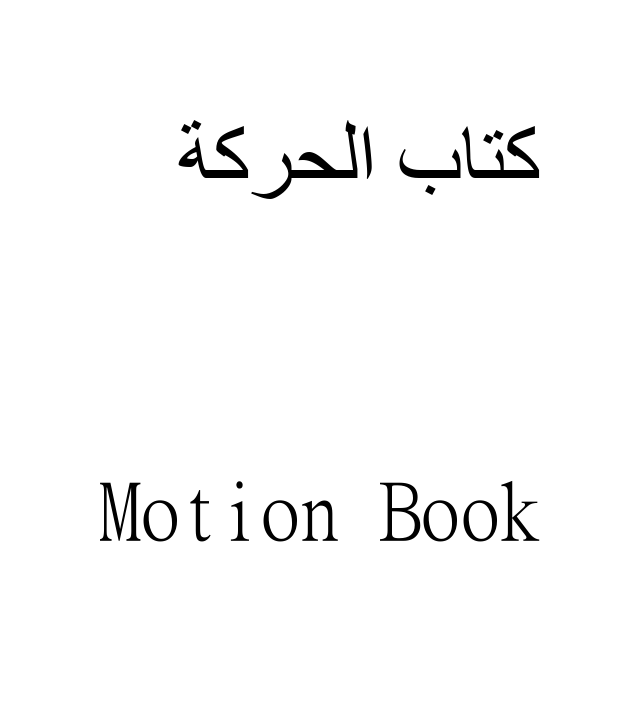
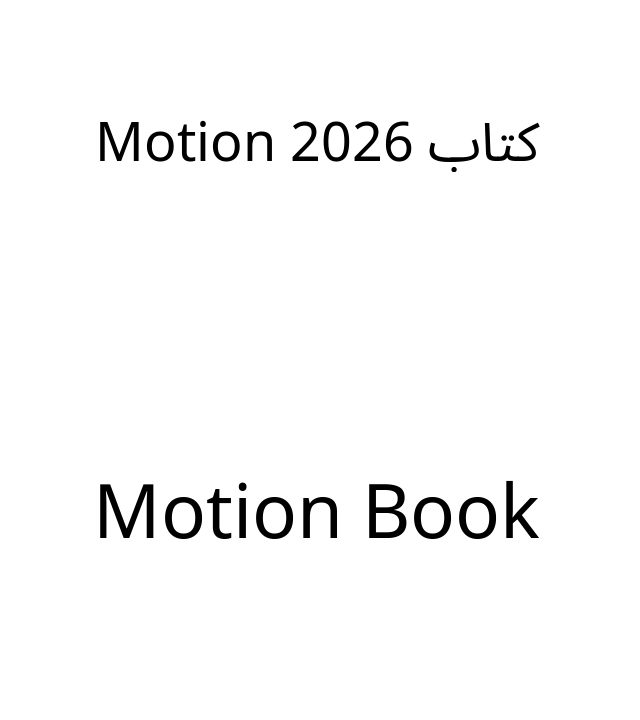
The second w=640, h=720 image is a revision of the first. Changes to its layers:
moved "+page_001" above "+page_002" over left=100, top=120, right=540, bottom=199
moved "+عنوان_عربي" above "+page_001_background", painted on it over left=100, top=120, right=540, bottom=199
moved "+English_title" above "+page_002_background", painted on it over left=100, top=480, right=540, bottom=542